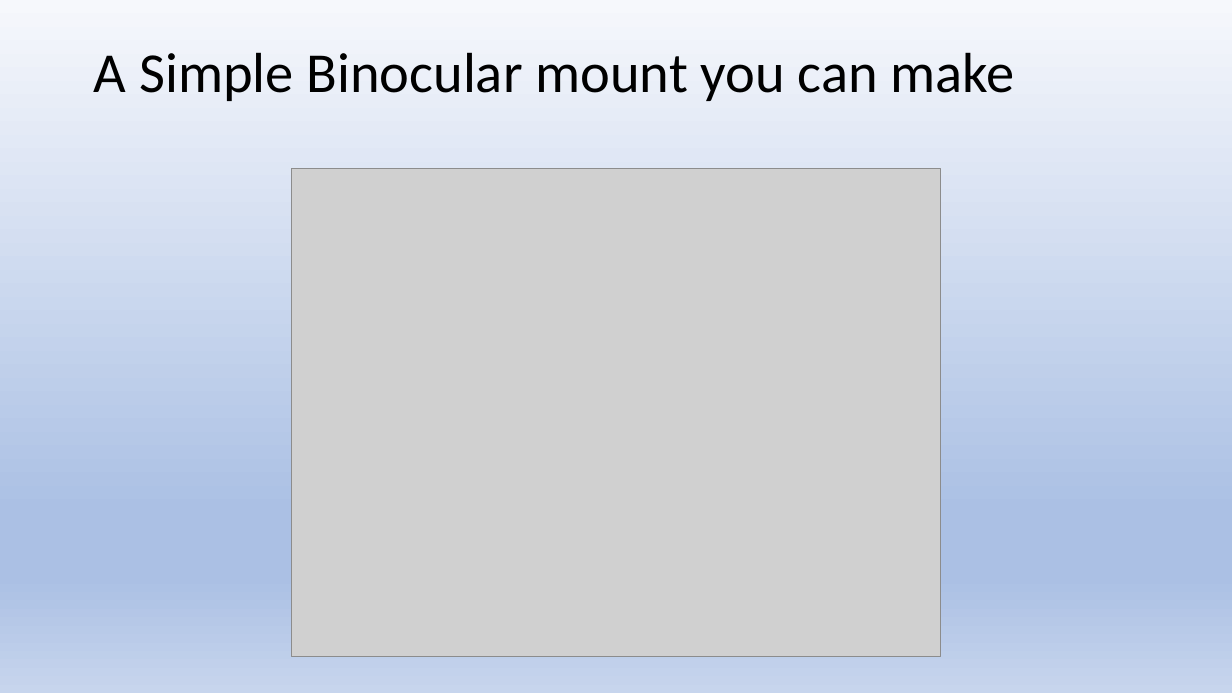
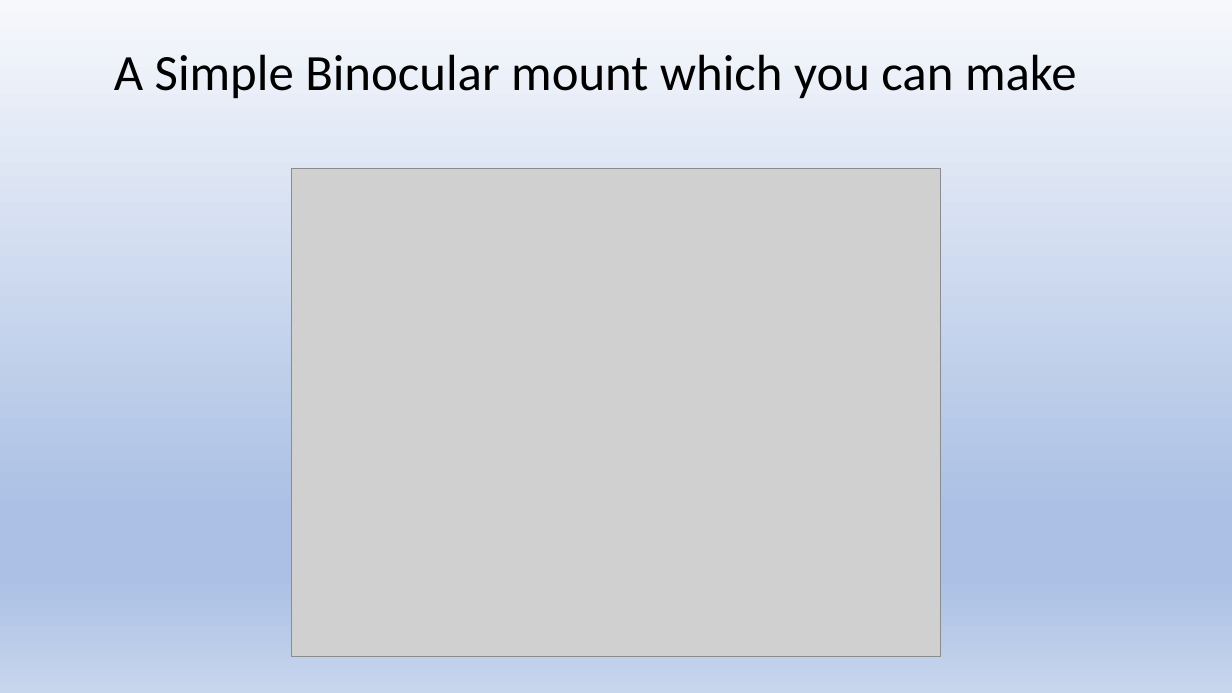
Before and after one commit to girishsukukumar/General, a slide deck: slide 17 of astronomy-kids.pptx (slide 15 before the commit). Drawn at 1232x693 pixels with LibreOffice and Linux fonts; fonts in the diff are those of the drawing; grey boxes stand for pictures. Boxes give left, top, right and bottom in pixels: in the first picture for what was removed or moved away, otherwise in the second. Text is boxed around its words. In the diff, an @@ line names an element or a change of style, - is before the commit and + after.

```diff
--- a/astronomy-kids.pptx
+++ b/astronomy-kids.pptx
@@ title at <box>114,54,1077,99</box>: text changed; size 44 to 39.6 pt @@
-A Simple Binocular mount you can make
+A Simple Binocular mount which you can make
```
Also in this commit, not shown: 9 other slides changed, 15 slides added, 3 slides removed.
